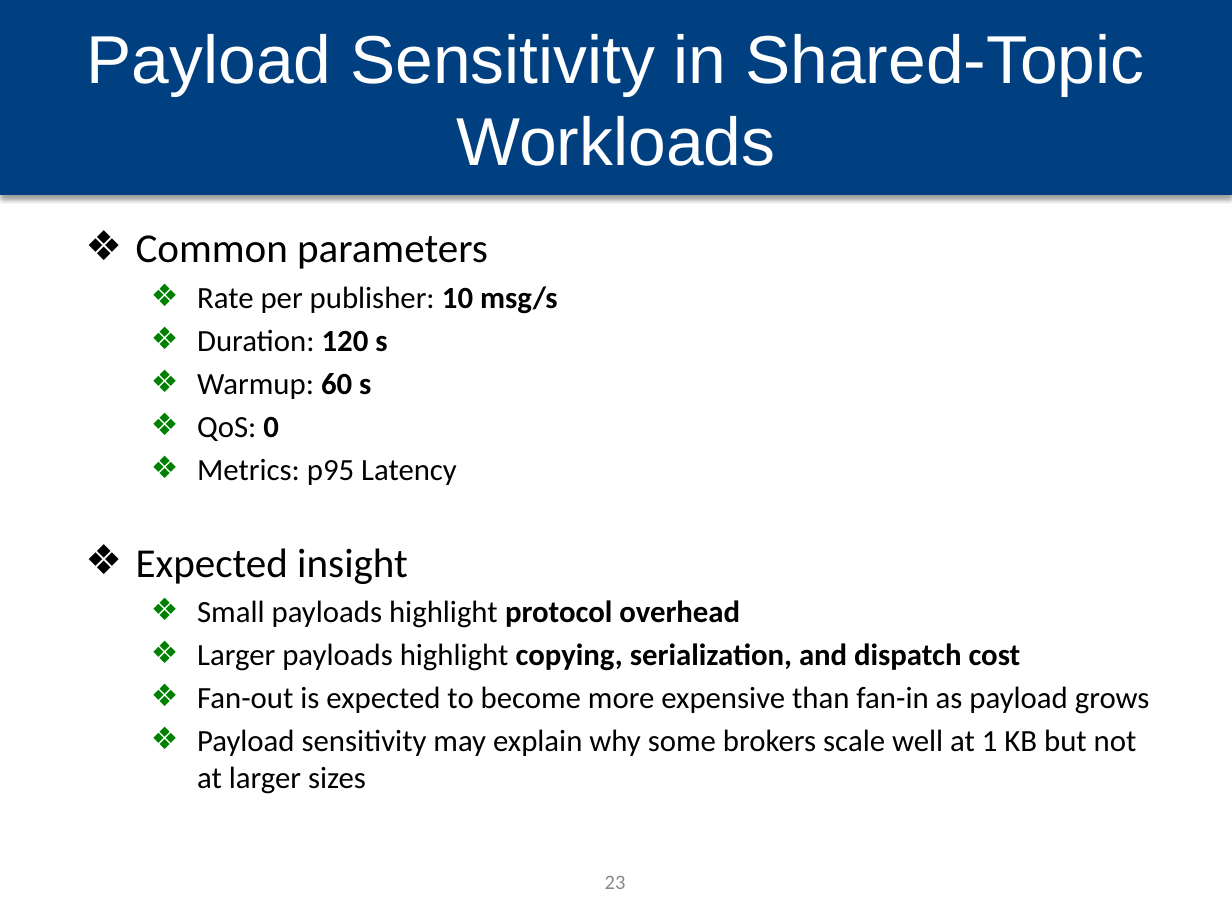
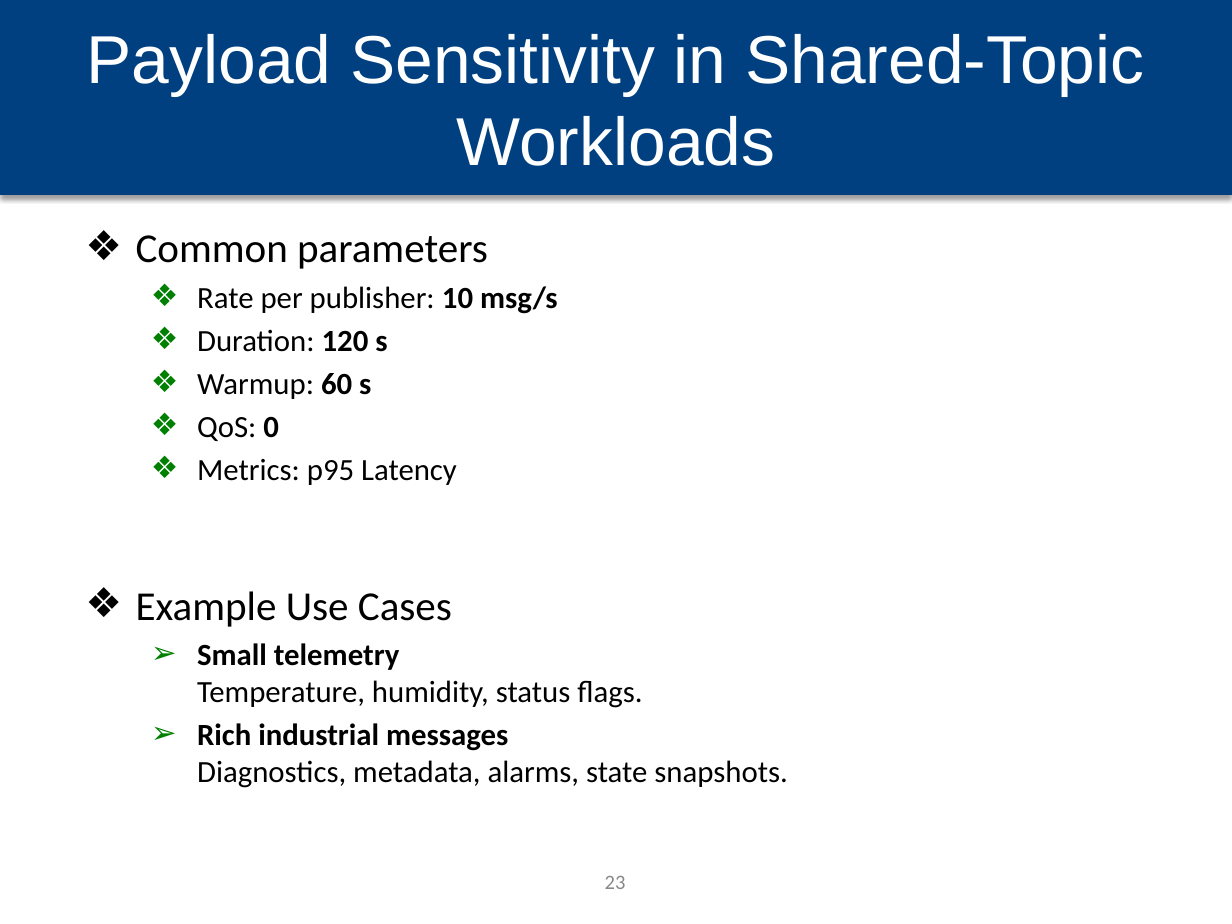
Before and after one commit to hpcclab/mq-bench, a slide deck: slide 23 of docs/Plan/MQ_Bench_Journal_Extension_final.pptx. Drawn at 1232x924 pixels with LibreOffice and Linux fonts; fonts in the diff are those of the drawing; background and template pictures are left out. Boxes give left, top, right and bottom in pixels: in the first picture for what was removed or moved away, otherwise in the second. Text is boxed around its words. In the diff, an @@ line names an element or a change of style, - is before the commit and + after.

Commit message:
Updates for bursty workload

```diff
--- a/docs/Plan/MQ_Bench_Journal_Extension_final.pptx
+++ b/docs/Plan/MQ_Bench_Journal_Extension_final.pptx
@@ text at (x1=136, y1=591, x2=788, y2=788): text changed @@
-❖ Expected insight
-  ❖ Small payloads highlight protocol overhead
-  ❖ Larger payloads highlight copying, serialization, and dispatch cost
-  ❖ Fan-out is expected to become more expensive than fan-in as payload grows
-  ❖ Payload sensitivity may explain why some brokers scale well at 1 KB but not at larger sizes
+❖ Example Use Cases
+  ➢ Small telemetry
+    Temperature, humidity, status flags.
+  ➢ Rich industrial messages
+    Diagnostics, metadata, alarms, state snapshots.
```
Also in this commit, not shown: 22 other slides changed, 8 slides added, 1 slide removed, 12 other files.
